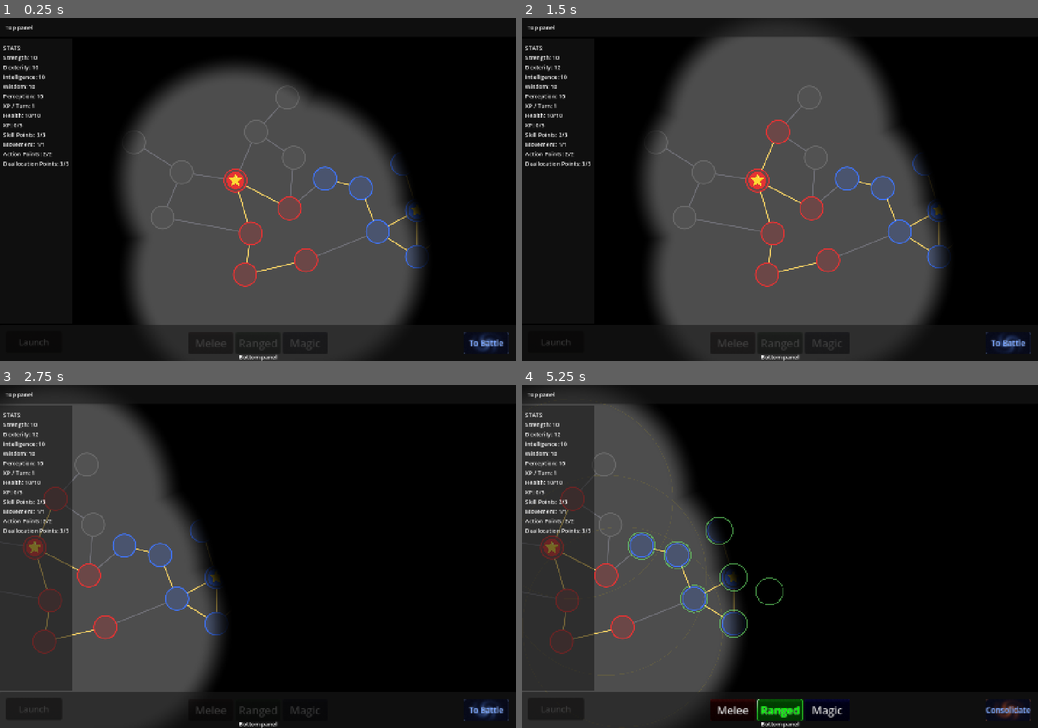
Above: before the commit, frames 1-4 (two rows, left to right).
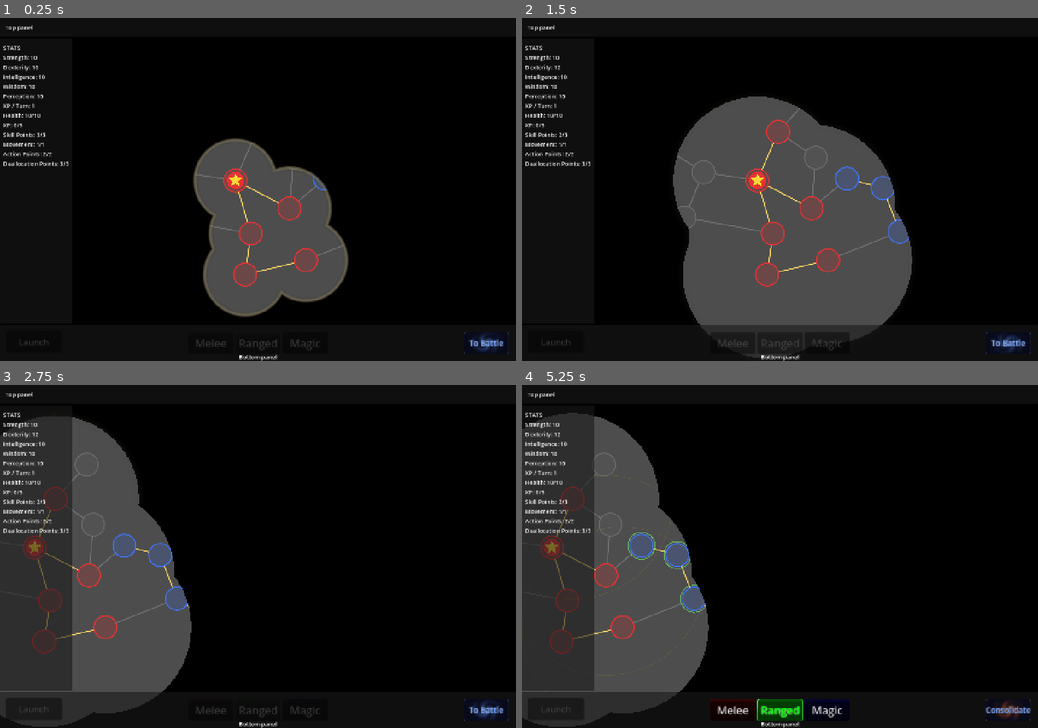
Above: after the commit, the same moments.

Repository: Koaieus/skill-tree-of-life
Game: Godot game, scene res://scenes/dev_sandbox.tscn
The game is run twice, just before and just after one commit, with the same random seed, the same clock (stepped at 60 frames per second) and the same inputs.
Inputs (mouse positions are in pixels of both pictures, inside the frame that each line leads up to):
- Up to frame 1 (0.25 s): no input
- Up to frame 2 (1.5 s): tap Enter at 0.5 s; drag from (759, 179) to (810, 96) at 0.52 s; drag from (780, 131) to (810, 210) at 1.27 s
- Up to frame 3 (2.75 s): hold Right (ui_right) from 2.03 s (still down); tap R at 2.1 s; click (288, 577) at 2.17 s
- Up to frame 4 (5.25 s): release Right (ui_right) at 2.75 s; drag from (573, 601) to (614, 525) at 2.77 s; click "To Battle" at 3.5 s; click "Melee" at 4.25 s; click "Ranged" at 5 s

The runs differ from the first frame. In frame 1, 29% of the frame differs, in the area x 23-84%, y 13-100%; in frame 2, 19%; in frame 3, 8.4%; in frame 4, 8.1%.

Commit message:
feat(vision): retreat animation, frontier halo, redefined visibility model
VisionSystem now keeps per-source animation state (radius lerps toward
target on a frame-rate-independent ease-out). Logical and visual paths
stay decoupled: is_visible / input_pickable snap on _recompute (instant
gameplay response); the rendered radius animates separately and only
runs _process while anything is moving. Retreating sources stay in the
dict with target=0 until they hit a retire threshold, so the circle
actually fades out instead of popping.

vision_render_tick fires per-frame while animating so FogOverlay can
re-upload the circles uniform without spamming the slower logical
visibility_changed signal.

Frontier halo: circles uniform upgraded vec3 → vec4, w carries per-circle
motion strength (computed as |radius - target| / max(target, …)). The
shader paints a warm bell at the moving edge, modulated by that motion,
that lifts the underlying darkness so handoff stays continuous.

Visibility-model alignment: `range` (the radius stat) is now the OUTER
edge of any vision — the last visible pixel — not the inner edge of
full clarity. The fade zone lives INSIDE the radius spanning falloff·r
worth of width, with linear darkening from clear → full dark. The halo
rides d=1.0, symmetric ±glow_band, lifting both the inner fade and the
outer pure-dark zone. Clear interior stays fully untouched, matching
the "still visible at 90% of radius" rule.

Linear (not smoothstep) for the darkness ramp so falloff is a pure
width knob — 0 is a hard edge with no degenerate edge0==edge1 case,
1.0 fades from center to radius.

MAX_CIRCLES bumped 64 → 256 in shader and FogOverlay buffer to scale
to ~200-node-per-entity boards. CPU recompute is O(N × S) on event
(allocation/stat change), shader fragment cost is O(circle_count)
per pixel; both comfortable at this scale. SubViewport-mask is the
designed scaling path when sources cross ~500+ or we want pre-rasterized
occluders, not today's refactor.

FogOverlay hides entirely when VisionSystem.should_render_fog() returns
false (empty viewers + empty_mode=OFF) so the inert state doesn't
trigger the shader's "zero circles → fully dark" default.

Stray dev_sandbox.tscn sub-resource rename pass + the new VisionSystem
+ FogOverlay wiring included.

Co-Authored-By: Claude Opus 4.7 <noreply@anthropic.com>

Diff:
--- a/scenes/dev_sandbox.tscn
+++ b/scenes/dev_sandbox.tscn
@@ -14,7 +14,6 @@
 [ext_resource type="Resource" path="res://stats_system/defs/deallocation_points.tres" id="9_o5a17"]
 [ext_resource type="PackedScene" uid="uid://c1cye7r2jar3o" path="res://skill_node/skill_node.tscn" id="9_skill"]
 [ext_resource type="PackedScene" uid="uid://b8gxnt7y3a1pk" path="res://entity/entity.tscn" id="10_entity"]
-[ext_resource type="Resource" uid="uid://ccs1cqdf8r6qt" path="res://entity/default_entity_board.tres" id="10_sdhs6"]
 [ext_resource type="Resource" path="res://stats_system/defs/dexterity.tres" id="10_vybhe"]
 [ext_resource type="PackedScene" uid="uid://dc4sbd0hfnuni" path="res://ui/ui_root.tscn" id="11_ui"]
 [ext_resource type="Script" uid="uid://drnlaxdudvq1t" path="res://stats_system/scalar_stat.gd" id="11_uulnk"]
@@ -44,6 +43,216 @@
 [ext_resource type="Script" uid="uid://dnlkufr5kwkn3" path="res://systems/vision_system.gd" id="40_vision"]
 [ext_resource type="PackedScene" path="res://ui/fog_overlay/fog_overlay.tscn" id="41_fog"]
 
+[sub_resource type="Resource" id="pool_ap"]
+resource_name = "action_points"
+script = ExtResource("8_umwfs")
+current = 2.0
+definition = ExtResource("7_qrijo")
+base_value = 2.0
+
+[sub_resource type="Resource" id="scalar_blade_size"]
+resource_name = "blade_size"
+script = ExtResource("11_uulnk")
+definition = ExtResource("36_vybhe")
+base_value = 3.0
+
+[sub_resource type="Resource" id="pool_dealloc"]
+resource_name = "deallocation_points"
+script = ExtResource("8_umwfs")
+current = 3.0
+definition = ExtResource("9_o5a17")
+base_value = 3.0
+
+[sub_resource type="Resource" id="scalar_dexterity"]
+resource_name = "dexterity"
+script = ExtResource("11_uulnk")
+definition = ExtResource("10_vybhe")
+base_value = 10.0
+
+[sub_resource type="Resource" id="pool_health"]
+resource_name = "health"
+script = ExtResource("8_umwfs")
+current = 10.0
+definition = ExtResource("12_ubc5n")
+base_value = 10.0
+
+[sub_resource type="Resource" id="scalar_initiative_speed"]
+resource_name = "initiative_speed"
+script = ExtResource("11_uulnk")
+definition = ExtResource("13_0clpu")
+base_value = 10.0
+
+[sub_resource type="Resource" id="scalar_intelligence"]
+resource_name = "intelligence"
+script = ExtResource("11_uulnk")
+definition = ExtResource("14_sdhs6")
+base_value = 10.0
+
+[sub_resource type="Resource" id="formula_per_to_vision"]
+script = ExtResource("16_8r5xj")
+source_stat_id = &"perception"
+scale_per_point = 2.0
+
+[sub_resource type="Resource" id="mod_per_to_vision"]
+script = ExtResource("17_k8amt")
+formula = SubResource("formula_per_to_vision")
+stat_id = &"vision_range"
+operation = 1
+
+[sub_resource type="Resource" id="formula_int_to_mana"]
+script = ExtResource("18_f58km")
+formula = "floor(float(intelligence) / 10.0)"
+inputs = Array[StringName]([&"intelligence"])
+
+[sub_resource type="Resource" id="mod_int_to_mana"]
+script = ExtResource("17_k8amt")
+formula = SubResource("formula_int_to_mana")
+stat_id = &"mana"
+
+[sub_resource type="Resource" id="formula_int_to_mana_pt"]
+script = ExtResource("18_f58km")
+formula = "floor(log(max(1e-5, float(intelligence))) / log(10.0))"
+inputs = Array[StringName]([&"intelligence"])
+
+[sub_resource type="Resource" id="mod_int_to_mana_pt"]
+script = ExtResource("17_k8amt")
+formula = SubResource("formula_int_to_mana_pt")
+stat_id = &"mana_per_turn"
+
+[sub_resource type="Resource" id="formula_wis_to_xp_pt"]
+script = ExtResource("18_f58km")
+formula = "floor(log(max(1e-5, float(wisdom))) / log(10.0))"
+inputs = Array[StringName]([&"wisdom"])
+
+[sub_resource type="Resource" id="mod_wis_to_xp_pt"]
+script = ExtResource("17_k8amt")
+formula = SubResource("formula_wis_to_xp_pt")
+stat_id = &"xp_per_turn"
+
+[sub_resource type="Resource" id="formula_dex_to_sensor"]
+script = ExtResource("18_f58km")
+formula = "floor(float(dexterity) / 10.0)"
+inputs = Array[StringName]([&"dexterity"])
+
+[sub_resource type="Resource" id="mod_dex_to_sensor"]
+script = ExtResource("17_k8amt")
+formula = SubResource("formula_dex_to_sensor")
+stat_id = &"sensor_range"
+
+[sub_resource type="Resource" id="formula_str_to_blade_size"]
+script = ExtResource("18_f58km")
+formula = "floor(float(strength) / 10.0)"
+inputs = Array[StringName]([&"strength"])
+
+[sub_resource type="Resource" id="mod_str_to_blade_size"]
+script = ExtResource("17_k8amt")
+formula = SubResource("formula_str_to_blade_size")
+stat_id = &"blade_size"
+
+[sub_resource type="Resource" id="pool_mana"]
+resource_name = "mana"
+script = ExtResource("8_umwfs")
+current = 10.0
+definition = ExtResource("19_arms0")
+base_value = 10.0
+
+[sub_resource type="Resource" id="scalar_mana_per_turn"]
+resource_name = "mana_per_turn"
+script = ExtResource("11_uulnk")
+definition = ExtResource("20_3ogaa")
+
+[sub_resource type="Resource" id="pool_movement_points"]
+resource_name = "movement_points"
+script = ExtResource("8_umwfs")
+current = 1.0
+definition = ExtResource("21_sybeb")
+base_value = 1.0
+
+[sub_resource type="Resource" id="scalar_node_health"]
+resource_name = "node_health"
+script = ExtResource("11_uulnk")
+definition = ExtResource("22_df164")
+base_value = 10.0
+
+[sub_resource type="Resource" id="scalar_perception"]
+resource_name = "perception"
+script = ExtResource("11_uulnk")
+definition = ExtResource("23_owpne")
+base_value = 10.0
+
+[sub_resource type="Resource" id="scalar_sensor_range"]
+resource_name = "sensor_range"
+script = ExtResource("11_uulnk")
+definition = ExtResource("25_drqyt")
+base_value = 2.0
+
+[sub_resource type="Resource" id="sp_skill_points"]
+resource_name = "skill_points"
+script = ExtResource("27_4oa4u")
+current = 3.0
+definition = ExtResource("26_lwubc")
+base_value = 3.0
+
+[sub_resource type="Resource" id="scalar_strength"]
+resource_name = "strength"
+script = ExtResource("11_uulnk")
+definition = ExtResource("28_3dypl")
+base_value = 10.0
+
+[sub_resource type="Resource" id="scalar_vision_range"]
+resource_name = "vision_range"
+script = ExtResource("11_uulnk")
+definition = ExtResource("29_d7bkb")
+base_value = 200.0
+
+[sub_resource type="Resource" id="scalar_wisdom"]
+resource_name = "wisdom"
+script = ExtResource("11_uulnk")
+definition = ExtResource("30_jc1be")
+base_value = 10.0
+
+[sub_resource type="Resource" id="scalar_wound_heal_per_turn"]
+resource_name = "wound_heal_per_turn"
+script = ExtResource("11_uulnk")
+definition = ExtResource("33_woundheal")
+base_value = 1.0
+
+[sub_resource type="Resource" id="pool_xp"]
+resource_name = "xp"
+script = ExtResource("8_umwfs")
+definition = ExtResource("31_54w3d")
+base_value = 5.0
+
+[sub_resource type="Resource" id="scalar_xp_per_turn"]
+resource_name = "xp_per_turn"
+script = ExtResource("11_uulnk")
+definition = ExtResource("32_v0kkn")
+
+[sub_resource type="Resource" id="Resource_11lpl"]
+resource_local_to_scene = true
+script = ExtResource("24_qk0se")
+strength = SubResource("scalar_strength")
+dexterity = SubResource("scalar_dexterity")
+intelligence = SubResource("scalar_intelligence")
+wisdom = SubResource("scalar_wisdom")
+perception = SubResource("scalar_perception")
+health = SubResource("pool_health")
+node_health = SubResource("scalar_node_health")
+xp = SubResource("pool_xp")
+xp_per_turn = SubResource("scalar_xp_per_turn")
+skill_points = SubResource("sp_skill_points")
+wound_heal_per_turn = SubResource("scalar_wound_heal_per_turn")
+deallocation_points = SubResource("pool_dealloc")
+action_points = SubResource("pool_ap")
+movement_points = SubResource("pool_movement_points")
+initiative_speed = SubResource("scalar_initiative_speed")
+vision_range = SubResource("scalar_vision_range")
+sensor_range = SubResource("scalar_sensor_range")
+mana = SubResource("pool_mana")
+mana_per_turn = SubResource("scalar_mana_per_turn")
+blade_size = SubResource("scalar_blade_size")
+intrinsic_modifiers = Array[ExtResource("2_mod")]([SubResource("mod_per_to_vision"), SubResource("mod_int_to_mana"), SubResource("mod_int_to_mana_pt"), SubResource("mod_wis_to_xp_pt"), SubResource("mod_dex_to_sensor"), SubResource("mod_str_to_blade_size")])
+
 [sub_resource type="Resource" id="Resource_ubc5n"]
 resource_name = "action_points"
 script = ExtResource("8_umwfs")
@@ -302,6 +511,7 @@
 [node name="DevSandbox" type="Node2D" unique_id=325788489]
 script = ExtResource("1_dev")
 metadata/_edit_lock_ = true
+metadata/_edit_vertical_guides_ = [701.0, 499.0]
 
 [node name="Graph" type="Node2D" parent="." unique_id=1984989213 node_paths=PackedStringArray("navigator", "skill_nodes_container", "edges_container")]
 script = ExtResource("3_graph")
@@ -309,6 +519,12 @@
 skill_nodes_container = NodePath("Nodes")
 edges_container = NodePath("Edges")
 metadata/_edit_lock_ = true
+
+[node name="FogOverlay" parent="Graph" unique_id=295980468 node_paths=PackedStringArray("vision_system") instance=ExtResource("41_fog")]
+z_index = 1000
+vision_system = NodePath("../Systems/VisionSystem")
+falloff = 0.0
+bounds = Rect2(-1000, -1000, 4000, 3000)
 
 [node name="Systems" type="Node" parent="Graph" unique_id=1059257422]
 
@@ -324,6 +540,7 @@
 allocation_system = NodePath("../AllocationSystem")
 viewers = [NodePath("../../Entities/Player")]
 empty_mode = 2
+ease_rate = 2.5
 
 [node name="TurnManager" type="Node" parent="Graph/Systems" unique_id=1834844179]
 unique_name_in_owner = true
@@ -360,7 +577,7 @@
 unique_name_in_owner = true
 display_name = "Red Player"
 color = Color(0.9, 0.2, 0.2, 1)
-stat_board = ExtResource("10_sdhs6")
+stat_board = SubResource("Resource_11lpl")
 core_location = NodePath("../../Nodes/Core")
 
 [node name="Enemy" parent="Graph/Entities" unique_id=8800001 node_paths=PackedStringArray("core_location") instance=ExtResource("10_entity")]
@@ -513,6 +730,7 @@
 
 [node name="Up_Out" parent="Graph/Nodes" unique_id=1748015269 instance=ExtResource("9_skill")]
 position = Vector2(818, 225)
+input_pickable = false
 modifiers = Array[ExtResource("2_mod")]([SubResource("mod_dex_1"), SubResource("mod_xp_1")])
 
 [node name="Right_Out" parent="Graph/Nodes" unique_id=1524370075 node_paths=PackedStringArray("owned_by") instance=ExtResource("9_skill")]
@@ -527,14 +745,17 @@
 
 [node name="Left_Out" parent="Graph/Nodes" unique_id=8800202 instance=ExtResource("9_skill")]
 position = Vector2(390, 350)
+input_pickable = false
 modifiers = Array[ExtResource("2_mod")]([SubResource("mod_per_2")])
 
 [node name="SW" parent="Graph/Nodes" unique_id=8800203 instance=ExtResource("9_skill")]
 position = Vector2(470, 560)
+input_pickable = false
 modifiers = Array[ExtResource("2_mod")]([SubResource("mod_int_2")])
 
 [node name="Bridge_E" parent="Graph/Nodes" unique_id=8800204 node_paths=PackedStringArray("owned_by") instance=ExtResource("9_skill")]
 position = Vector2(1023, 478)
+input_pickable = false
 owned_by = NodePath("../../Entities/Enemy")
 modifiers = Array[ExtResource("2_mod")]([SubResource("mod_dex_1")])
 
@@ -545,10 +766,12 @@
 
 [node name="Enemy_Core" parent="Graph/Nodes" unique_id=8800206 node_paths=PackedStringArray("owned_by") instance=ExtResource("9_skill")]
 position = Vector2(1180, 540)
+input_pickable = false
 owned_by = NodePath("../../Entities/Enemy")
 
 [node name="Enemy_N" parent="Graph/Nodes" unique_id=8800207 node_paths=PackedStringArray("owned_by") instance=ExtResource("9_skill")]
 position = Vector2(1140, 410)
+input_pickable = false
 owned_by = NodePath("../../Entities/Enemy")
 
 [node name="Enemy_E" parent="Graph/Nodes" unique_id=8800208 node_paths=PackedStringArray("owned_by") instance=ExtResource("9_skill")]
@@ -558,15 +781,13 @@
 
 [node name="Enemy_S" parent="Graph/Nodes" unique_id=8800209 node_paths=PackedStringArray("owned_by") instance=ExtResource("9_skill")]
 position = Vector2(1180, 670)
+input_pickable = false
 owned_by = NodePath("../../Entities/Enemy")
 
 [node name="Enemy_W" parent="Graph/Nodes" unique_id=8800210 node_paths=PackedStringArray("owned_by") instance=ExtResource("9_skill")]
 position = Vector2(1070, 600)
+input_pickable = false
 owned_by = NodePath("../../Entities/Enemy")
-
-[node name="FogOverlay" parent="Graph" unique_id=295980468 node_paths=PackedStringArray("vision_system") instance=ExtResource("41_fog")]
-vision_system = NodePath("../Systems/VisionSystem")
-bounds = Rect2(-1000, -1000, 4000, 3000)
 
 [node name="Camera" type="Camera2D" parent="Graph" unique_id=1488255030]
 unique_name_in_owner = true
--- a/systems/vision_system.gd
+++ b/systems/vision_system.gd
@@ -35,7 +35,13 @@
 	ALL_ENTITIES,   ## Use every Entity in group("entities") as a viewer.
 }
 
+## Logical visibility change — fires on _recompute (allocation, stat
+## change, empty-mode toggle). Drives input_pickable + render-mode hide.
 signal visibility_changed
+
+## Per-frame render tick — fires while any circle is animating toward its
+## target radius. FogOverlay re-uploads uniforms on each tick.
+signal vision_render_tick
 
 @export var graph: Graph
 @export var allocation_system: AllocationSystem
@@ -51,6 +57,14 @@
 		if is_inside_tree():
 			_rebind_viewers()
 			_recompute()
+## Lerp rate for circle radius animation. Higher = snappier. ~8 gives a
+## ~90ms 90%-complete fade; 0 disables animation (instant snap).
+@export_range(0.0, 30.0, 0.1) var ease_rate: float = 8.0
+
+# Sub-pixel cleanup threshold. Retreating circles snap to 0 once they get
+# within this radius. Not exposed because the snap-to-target at < 0.5
+# already makes this effectively invisible to gameplay tuning.
+const _RETIRE_RADIUS := 1.0
 
 # Per-viewer Stat connections (entity-side vision/sensor) and per-node
 # LocalStat connections (node-side vision overrides via addons). Rebuilt
@@ -58,9 +72,12 @@
 var _bound_entity_stats: Array[Stat] = []
 var _bound_local_stats: Array[LocalStat] = []
 
-var _visible: Dictionary = {}        # SkillNode → true
-var _sensed: Dictionary = {}         # SkillNode → true
-var _vision_sources: Array = []      # [{pos: Vector2, radius: float}, ...]
+var _visible: Dictionary = {}   # SkillNode → true (logical)
+var _sensed: Dictionary = {}    # SkillNode → true (logical)
+# Per-source animation state. SkillNode → { radius: float, target: float }.
+# `radius` is the rendered radius (lerped); `target` is the logical
+# vision_range. Entries with target=0 retreat to 0 then get dropped.
+var _circles: Dictionary = {}
 
 
 func _ready() -> void:
@@ -86,9 +103,35 @@
 	return _sensed.has(node)
 
 
-## For renderers. Each entry: { pos: Vector2 (world), radius: float }.
+## For renderers. Each entry: { pos: Vector2 (world), radius: float,
+## motion: float (0..1) }. `radius` is the rendered (animated) radius,
+## not the logical target — stale entries from deallocated sources stay
+## until their fade completes. `motion` is non-zero while the circle is
+## still moving toward target, used by the shader for frontier glow.
 func get_vision_sources() -> Array:
-	return _vision_sources
+	var out: Array = []
+	for k in _circles:
+		if not is_instance_valid(k):
+			continue
+		var e: Dictionary = _circles[k]
+		if e.radius <= 0.0:
+			continue
+		out.append({
+			"pos": (k as SkillNode).global_position,
+			"radius": e.radius,
+			"motion": e.get("motion", 0.0),
+		})
+	return out
+
+
+## Whether the FogOverlay should be drawn at all. False when the system
+## is in its inert "all visible" state — saves a fullscreen fragment pass
+## and avoids the shader's "zero circles → fully dark" default kicking in
+## as a confusing artifact.
+func should_render_fog() -> bool:
+	if not viewers.is_empty():
+		return true
+	return empty_mode != EmptyMode.OFF
 
 
 ## Entities currently treated as viewers given the explicit list and the
@@ -151,10 +194,16 @@
 		return
 	_visible.clear()
 	_sensed.clear()
-	_vision_sources.clear()
 
 	var nodes := graph.get_skill_nodes()
 	var effective := _effective_viewers()
+
+	# Mark all existing circles as retreating; the active loop below
+	# overwrites targets for sources that are still owned. Sources that
+	# silently dropped (deallocation, viewer removed) stay in _circles
+	# with target=0 so they animate out instead of popping.
+	for k in _circles:
+		_circles[k].target = 0.0
 
 	if effective.is_empty():
 		match empty_mode:
@@ -172,21 +221,27 @@
 					owned_per_viewer[owner] = []
 				owned_per_viewer[owner].append(n)
 
-		# Visible: Euclidean radius from each owned node, radius read locally
-		# so per-node mods (Spyglass etc) compose into the source-of-truth.
+		# Logical visibility uses TARGET radii, not animated. Targeting and
+		# input gating snap on allocation; only the render fades.
 		var all_owned: Array = []
+		var targets: Array = []  # parallel to all_owned; the target radius for each
 		for viewer in effective:
 			for own_node in owned_per_viewer.get(viewer, []):
 				all_owned.append(own_node)
 				var ls := (own_node as SkillNode).get_local_stat(&"vision_range")
 				var r: float = float(ls.value) if ls != null else 0.0
-				_vision_sources.append({"pos": (own_node as SkillNode).global_position, "radius": r})
+				targets.append(r)
+				if not _circles.has(own_node):
+					_circles[own_node] = {"radius": 0.0, "target": r}
+				else:
+					_circles[own_node].target = r
 
 		for n in nodes:
-			for src in _vision_sources:
-				var dx: float = n.global_position.x - src.pos.x
-				var dy: float = n.global_position.y - src.pos.y
-				var r: float = src.radius
+			for i in all_owned.size():
+				var src: SkillNode = all_owned[i]
+				var r: float = targets[i]
+				var dx: float = n.global_position.x - src.global_position.x
+				var dy: float = n.global_position.y - src.global_position.y
 				if dx * dx + dy * dy <= r * r:
 					_visible[n] = true
 					break
@@ -224,4 +279,54 @@
 	for n in nodes:
 		n.input_pickable = _visible.has(n)
 
+	# Set process state so the animation loop only runs when something
+	# is actually moving. Cheap to toggle, saves a per-frame walk while idle.
+	set_process(_has_pending_motion())
+
 	visibility_changed.emit()
+
+
+func _process(delta: float) -> void:
+	if _circles.is_empty():
+		set_process(false)
+		return
+	# Frame-rate-independent ease-out. ease_rate=0 → t=0 → no motion;
+	# we still drop dead entries that already hit 0 in earlier frames.
+	var t: float = 1.0 - exp(-ease_rate * delta) if ease_rate > 0.0 else 1.0
+	var to_drop: Array = []
+	var any_motion := false
+	for k in _circles:
+		var e: Dictionary = _circles[k]
+		var r: float = e.radius
+		var tgt: float = e.target
+		if not is_equal_approx(r, tgt):
+			r = lerp(r, tgt, t)
+			# Snap to target when close enough so retreating circles
+			# actually reach 0 (and exit) instead of asymptoting.
+			if abs(r - tgt) < 0.5:
+				r = tgt
+			e.radius = r
+			any_motion = true
+		# Motion strength: how far this circle still is from its target,
+		# normalized against a reference scale. Drives the frontier glow
+		# in the shader. Decays naturally as r → tgt.
+		var ref: float = max(tgt, _RETIRE_RADIUS * 2.0)
+		e.motion = clamp(abs(r - tgt) / ref, 0.0, 1.0)
+		if tgt == 0.0 and r <= _RETIRE_RADIUS:
+			to_drop.append(k)
+		if not is_instance_valid(k):
+			to_drop.append(k)
+	for k in to_drop:
+		_circles.erase(k)
+	if any_motion or not to_drop.is_empty():
+		vision_render_tick.emit()
+	if not _has_pending_motion():
+		set_process(false)
+
+
+func _has_pending_motion() -> bool:
+	for k in _circles:
+		var e: Dictionary = _circles[k]
+		if not is_equal_approx(e.radius, e.target):
+			return true
+	return false
--- a/ui/fog_overlay/fog.gdshader
+++ b/ui/fog_overlay/fog.gdshader
@@ -1,18 +1,33 @@
 shader_type canvas_item;
 
-// World-space radial-gradient darkness mask. One uniform array of vision
-// circles (xy = world pos, z = radius). Per-fragment finds the closest
-// circle and lights/darkens accordingly. Cap of 64 is comfortable for any
-// realistic skill-tree size; bump MAX_CIRCLES if a level ever needs more.
+// World-space radial-cutout darkness mask.
+//
+// Each circle is packed as vec4(world_x, world_y, radius, motion). `motion`
+// is 0 for static circles and ramps up as the radius lerps toward its
+// target — used to paint a warm halo at the moving frontier.
+//
+// Visibility model (`range` = the circle's radius stat = the outer edge
+// of any vision):
+//   [center] -- 100% clear -- fade zone (clear→dark) -- HALO at d=1.0 -- pure black
+//
+// `falloff` is the fade-zone width as a fraction of the radius. The fade
+// lives INSIDE the radius (between (1-falloff)·r and r); beyond r is pure
+// black. Halo rides the outer edge — its inner side dips into the fade
+// zone, its outer side dips into the dark zone, brightening both.
 
-const int MAX_CIRCLES = 64;
+const int MAX_CIRCLES = 256;
 
-uniform int circle_count : hint_range(0, 64) = 0;
-uniform vec3 circles[MAX_CIRCLES];
+uniform int circle_count : hint_range(0, 256) = 0;
+uniform vec4 circles[MAX_CIRCLES];
 uniform float intensity : hint_range(0.0, 1.0) = 1.0;
-// Gradient softness as a fraction of each circle's radius. 0 = hard edge,
-// 1 = gradient starts at the center. 0.25 looks like classic FoW falloff.
+// Fraction of radius the gradient extends BEYOND the edge. 0 = hard cut,
+// 0.5 = fade zone equal to half the radius, etc.
 uniform float falloff : hint_range(0.0, 1.0) = 0.25;
+// Half-width of the frontier halo, in normalized distance units. The halo
+// is a band centered on the circle's edge (d == 1.0). 0 disables it.
+uniform float glow_band : hint_range(0.0, 0.5) = 0.08;
+uniform vec3 glow_color : source_color = vec3(1.0, 0.9, 0.6);
+uniform float glow_strength : hint_range(0.0, 2.0) = 1.0;
 
 varying vec2 world_pos;
 
@@ -22,13 +37,34 @@
 
 void fragment() {
 	float min_d = 1e9;
+	float closest_motion = 0.0;
 	for (int i = 0; i < MAX_CIRCLES; i++) {
 		if (i >= circle_count) break;
-		vec3 c = circles[i];
-		// Normalized distance: 0 = center, 1 = edge, >1 = outside.
+		vec4 c = circles[i];
 		float d = distance(world_pos, c.xy) / max(c.z, 1.0);
-		min_d = min(min_d, d);
+		if (d < min_d) {
+			min_d = d;
+			closest_motion = c.w;
+		}
 	}
-	float alpha = smoothstep(1.0 - falloff, 1.0, min_d);
-	COLOR = vec4(0.0, 0.0, 0.0, alpha * intensity);
+	// Darkness: 0 inside the clear zone, linear ramp 0→1 across the fade
+	// zone (between (1-falloff) and 1), and pinned at 1 beyond the radius.
+	// Linear keeps `falloff` a pure width knob.
+	float fade_start = 1.0 - falloff;
+	float dark = clamp((min_d - fade_start) / max(falloff, 1e-4), 0.0, 1.0);
+	// Frontier halo: bell centered on d=1.0 (the outer edge of vision),
+	// symmetric ±glow_band. Inner side dips into the fade zone; outer
+	// side dips into the dark zone. The clear interior (d < 1 - falloff)
+	// stays untouched.
+	float halo = (1.0 - smoothstep(0.0, 1.0,
+		min(1.0, abs(min_d - 1.0) / max(glow_band, 1e-5))
+	)) * closest_motion * glow_strength;
+	// Composite: the halo LIFTS the darkness (its emissive presence pushes
+	// the fog alpha down) and contributes its own colored alpha. Linear
+	// dark + smooth halo decay → continuous handoff at the band edge.
+	float lifted_dark = clamp(dark - halo, 0.0, 1.0);
+	float halo_alpha = halo * 0.6;
+	float alpha = max(lifted_dark, halo_alpha) * intensity;
+	vec3 color = glow_color * halo;
+	COLOR = vec4(color, alpha);
 }
--- a/ui/fog_overlay/fog_overlay.gd
+++ b/ui/fog_overlay/fog_overlay.gd
@@ -10,7 +10,7 @@
 ## [b]Intensity slider[/b] is the debug knob: 0 = invisible, 1 = full black.
 ## Falloff softens the circle edge.
 
-const _MAX_CIRCLES := 64
+const _MAX_CIRCLES := 256
 
 @export var vision_system: VisionSystem:
 	set(value):
@@ -47,6 +47,12 @@
 
 
 func _refresh() -> void:
+	# Hide entirely when the system says no fog is meaningful (e.g. inert
+	# OFF mode). Avoids the shader's "zero circles → fully dark" default
+	# kicking in and saves the fullscreen fragment pass.
+	visible = vision_system == null or vision_system.should_render_fog()
+	if not visible:
+		return
 	queue_redraw()
 	if material == null or not material is ShaderMaterial:
 		return
@@ -54,14 +60,14 @@
 	var sources: Array = vision_system.get_vision_sources() if vision_system != null else []
 	var packed: Array = []
 	for s in sources:
-		packed.append(Vector3(s.pos.x, s.pos.y, s.radius))
+		packed.append(Vector4(s.pos.x, s.pos.y, s.radius, s.get("motion", 0.0)))
 		if packed.size() >= _MAX_CIRCLES:
 			break
 	# Pad to MAX so the uniform array always has a defined length — Godot's
 	# canvas_item shader needs the array fully populated even when unused
 	# slots are skipped via the count guard.
 	while packed.size() < _MAX_CIRCLES:
-		packed.append(Vector3.ZERO)
+		packed.append(Vector4.ZERO)
 	mat.set_shader_parameter(&"circles", packed)
 	mat.set_shader_parameter(&"circle_count", min(sources.size(), _MAX_CIRCLES))
 
@@ -72,10 +78,18 @@
 
 
 func _connect_vision() -> void:
-	if vision_system != null and not vision_system.visibility_changed.is_connected(_refresh):
+	if vision_system == null:
+		return
+	if not vision_system.visibility_changed.is_connected(_refresh):
 		vision_system.visibility_changed.connect(_refresh)
+	if not vision_system.vision_render_tick.is_connected(_refresh):
+		vision_system.vision_render_tick.connect(_refresh)
 
 
 func _disconnect_vision() -> void:
-	if vision_system != null and vision_system.visibility_changed.is_connected(_refresh):
+	if vision_system == null:
+		return
+	if vision_system.visibility_changed.is_connected(_refresh):
 		vision_system.visibility_changed.disconnect(_refresh)
+	if vision_system.vision_render_tick.is_connected(_refresh):
+		vision_system.vision_render_tick.disconnect(_refresh)
